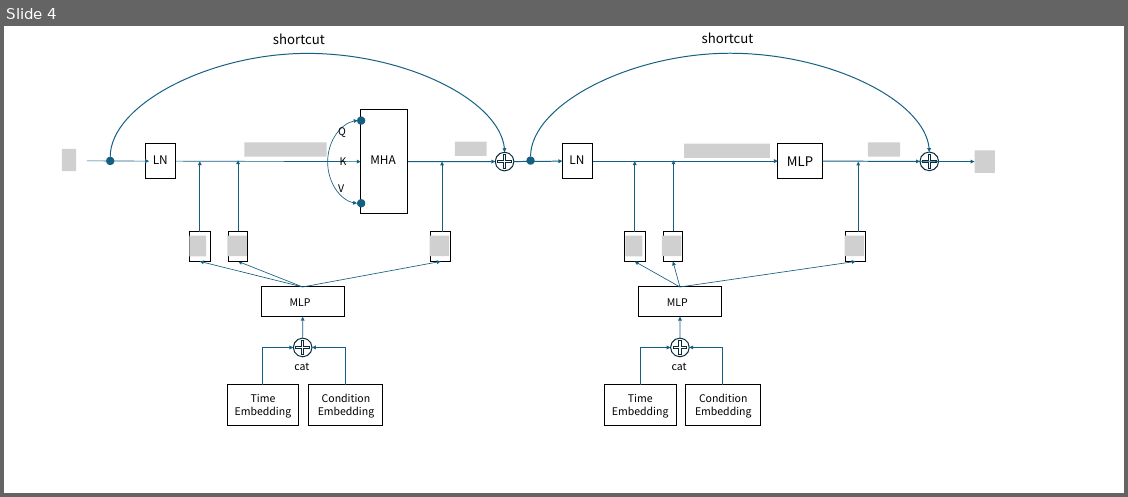
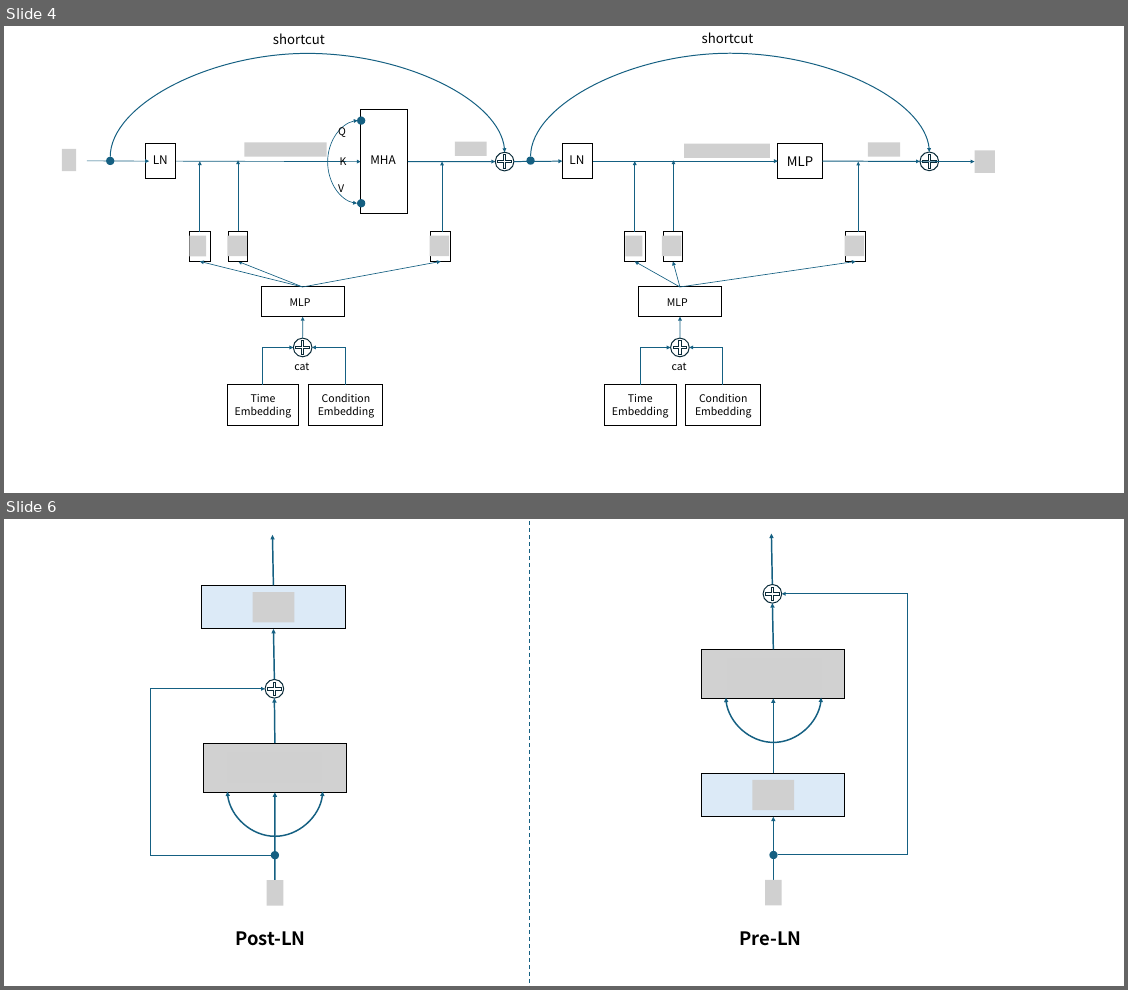
Before and after one commit to innovation-cat/innovation-cat.github.io, a slide deck: images/posts/2025-03-02-blog-post/新建 Microsoft PowerPoint 演示文稿.pptx. Shown one above the other, each under a label of ours: slide 4 before the commit, slides 4 and 6 after it; the slides between them are not shown. The pictures are 1128x497 and 1128x990 pixels, drawn with LibreOffice and Linux fonts; fonts in the diff are those of the drawing; grey boxes stand for pictures; background and template pictures are left out. Boxes give left, top, right and bottom in pixels: in the first picture for what was removed or moved away, otherwise in the second. Text is boxed around its words. In the diff, an @@ line names an element or a change of style, - is before the commit and + after.

```diff
--- a/images/posts/2025-03-02-blog-post/新建 Microsoft PowerPoint 演示文稿.pptx
+++ b/images/posts/2025-03-02-blog-post/新建 Microsoft PowerPoint 演示文稿.pptx
@@ slide 6 added at (x1=4, y1=519, x2=1124, y2=986), background #FFFFFF @@
@@ arrow added from (273, 585) to (272, 535), #156082 2.25 pt @@
@@ line added from (530, 519) to (530, 986), #156082 1.5 pt dashed @@
@@ arrow added from (772, 584) to (772, 534), #156082 2.25 pt @@
@@ rounded rectangle added at (x1=202, y1=585, x2=345, y2=629), fill #DCEAF7, outline #000000 1.5 pt @@
@@ picture added at (x1=252, y1=592, x2=294, y2=622) @@
@@ plus sign added at (x1=763, y1=584, x2=782, y2=603), outline #092A39 1.5 pt @@
@@ ellipse added at (x1=763, y1=584, x2=782, y2=603), outline #092A39 1.5 pt @@
@@ arrow added from (774, 649) to (773, 603), #156082 2.25 pt @@
@@ elbow arrow added from (778, 855) to (782, 594), #156082 1.5 pt @@
@@ arrow added from (274, 679) to (273, 629), #156082 2.25 pt @@
@@ rounded rectangle added at (x1=702, y1=649, x2=845, y2=699), fill #D1D1D1, outline #000000 1.5 pt @@
@@ picture added at (x1=728, y1=659, x2=822, y2=689) @@
@@ elbow arrow added from (271, 855) to (265, 689), #156082 1.5 pt @@
@@ plus sign added at (x1=265, y1=680, x2=284, y2=698), outline #092A39 1.5 pt @@
@@ ellipse added at (x1=265, y1=679, x2=284, y2=698), outline #092A39 1.5 pt @@
@@ arrow added from (275, 743) to (274, 698), #156082 2.25 pt @@
@@ curved double arrow added from (726, 698) to (821, 698), #156082 2.25 pt @@
@@ arrow added from (774, 773) to (774, 698), #156082 2.25 pt @@
@@ rounded rectangle added at (x1=203, y1=743, x2=346, y2=792), fill #D1D1D1, outline #000000 1.5 pt @@
@@ picture added at (x1=227, y1=752, x2=321, y2=782) @@
@@ rounded rectangle added at (x1=702, y1=773, x2=845, y2=816), fill #DCEAF7, outline #000000 1.5 pt @@
@@ picture added at (x1=753, y1=780, x2=794, y2=810) @@
@@ curved double arrow added from (227, 791) to (323, 791), #156082 2.25 pt @@
@@ arrow added from (275, 880) to (275, 792), #156082 2.25 pt @@
@@ arrow added from (774, 879) to (774, 817), #156082 2.25 pt @@
@@ ellipse added at (x1=271, y1=851, x2=279, y2=859), fill #156082 @@
@@ ellipse added at (x1=769, y1=850, x2=777, y2=859), fill #156082 @@
@@ picture added at (x1=267, y1=880, x2=283, y2=905) @@
@@ picture added at (x1=765, y1=879, x2=782, y2=905) @@
@@ text added at (x1=235, y1=931, x2=305, y2=946), 28 pt, text #000000, bold @@
+Post-LN
@@ text added at (x1=739, y1=931, x2=801, y2=946), 28 pt, text #000000, bold @@
+Pre-LN
```
Also in this commit, not shown: 1 slide changed, 3 other files.
